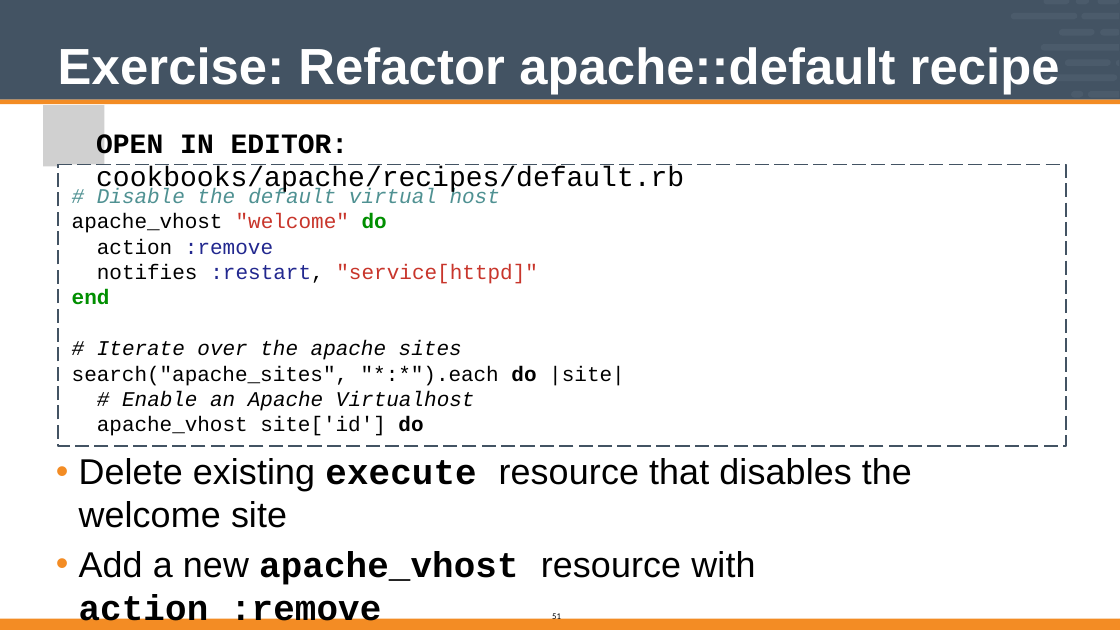
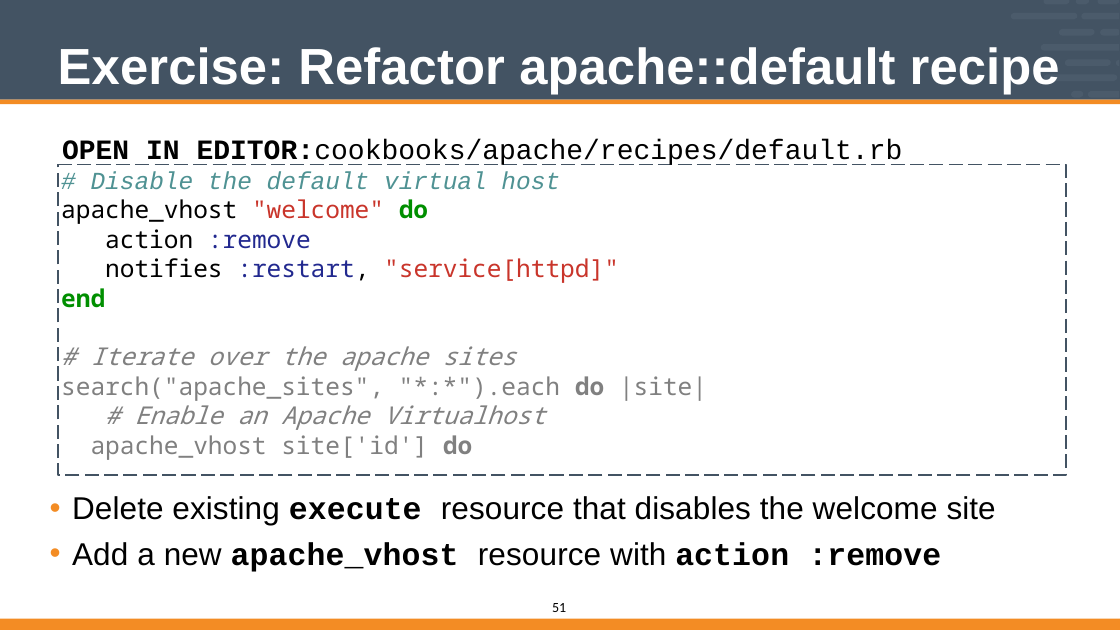
Before and after one commit to vinyar/chef-intermediate, a slide deck: slide 51 of Modules/04-Chef_Intermediate.pptx. Drawn at 1120x630 pixels with LibreOffice and Linux fonts; fonts in the diff are those of the drawing; grey boxes stand for pictures. Boxes give left, top, right and bottom in pixels: in the first picture for what was removed or moved away, otherwise in the second. Text is boxed around its words. In the diff, an @@ line names an element or a change of style, - is before the commit and + after.

```diff
--- a/Modules/04-Chef_Intermediate.pptx
+++ b/Modules/04-Chef_Intermediate.pptx
@@ picture removed at bbox=[43, 105, 104, 166] @@
@@ picture removed at bbox=[48, 110, 91, 154] @@
@@ text at bbox=[61, 139, 903, 460]: text changed; size 32 to 28 pt; font Courier New to Noto Sans Mono; text colour #000000 to #808080 @@
-OPEN IN EDITOR: cookbooks/apache/recipes/default.rb
+OPEN IN EDITOR:cookbooks/apache/recipes/default.rb
+# Disable the default virtual host
+apache_vhost "welcome" do
+action :remove
+notifies :restart, "service[httpd]"
+end
+# Iterate over the apache sites
+search("apache_sites", "*:*").each do |site|
+# Enable an Apache Virtualhost
+apache_vhost site['id'] do
@@ freeform shape: place and size @@
-freeform shape at bbox=[58, 164, 1066, 446]
+freeform shape at bbox=[58, 164, 1066, 475]
@@ freeform shape removed at bbox=[58, 164, 1066, 446] @@
@@ text removed at bbox=[97, 188, 235, 203] @@
-# Disable the
@@ text removed at bbox=[236, 188, 349, 228] @@
-default
-"welcome"
@@ text removed at bbox=[349, 188, 500, 229] @@
-virtual host
-do
@@ text removed at bbox=[72, 213, 223, 233] @@
-apache_vhost
@@ text removed at bbox=[97, 239, 273, 255] @@
-action :remove
@@ text removed at bbox=[72, 264, 198, 305] @@
-notifies
-end
@@ text removed at bbox=[210, 265, 323, 283] @@
-:restart,
@@ text removed at bbox=[336, 264, 538, 284] @@
-"service[httpd]"
@@ text at bbox=[72, 340, 625, 436]: paragraphs removed @@
-# Iterate over the apache sites
-search("apache_sites", "*:*").each do |site|
-# Enable an Apache Virtualhost
-apache_vhost site['id'] do
@@ text "Delete existing execute resource that ...": place and size @@
-text "Delete existing execute resource that ..." at bbox=[72, 340, 912, 585]
+text "Delete existing execute resource that ..." at bbox=[72, 496, 996, 572]
@@ text "Delete existing execute resource that ..." at bbox=[72, 496, 996, 572]: size 41 to 36 pt @@
@@ page number: place and size @@
-page number at bbox=[552, 612, 561, 622]
+page number at bbox=[552, 603, 566, 612]
@@ page number at bbox=[552, 603, 566, 612]: size 10 to 16 pt @@
```
Also in this commit, not shown: 55 other slides changed.
